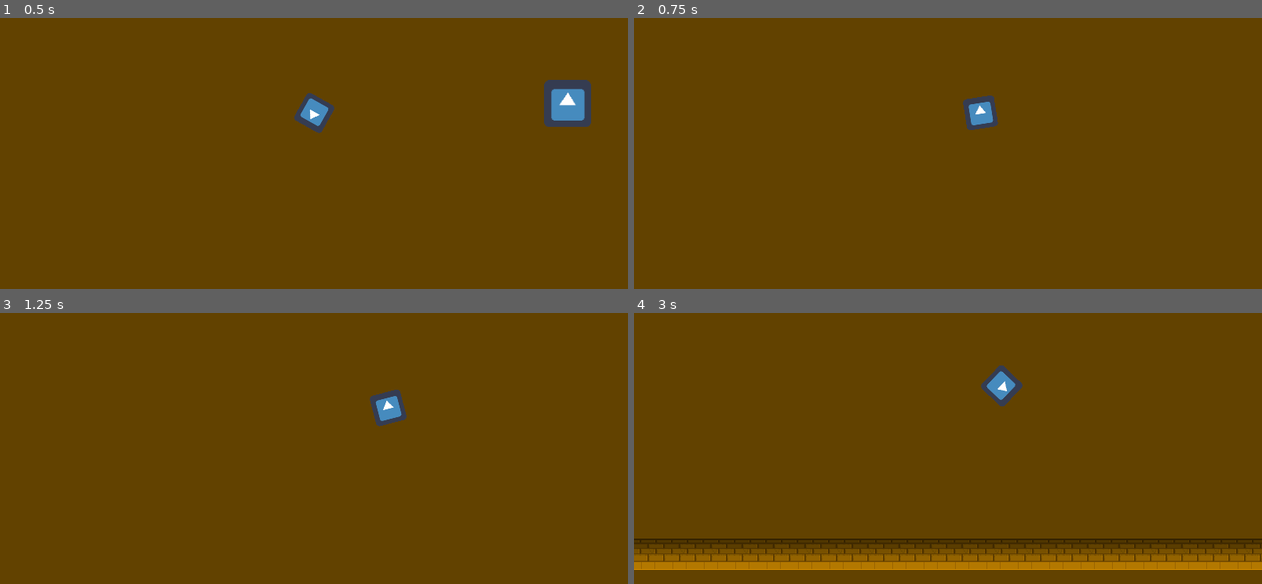
Above: before the commit, frames 1-4 (two rows, left to right).
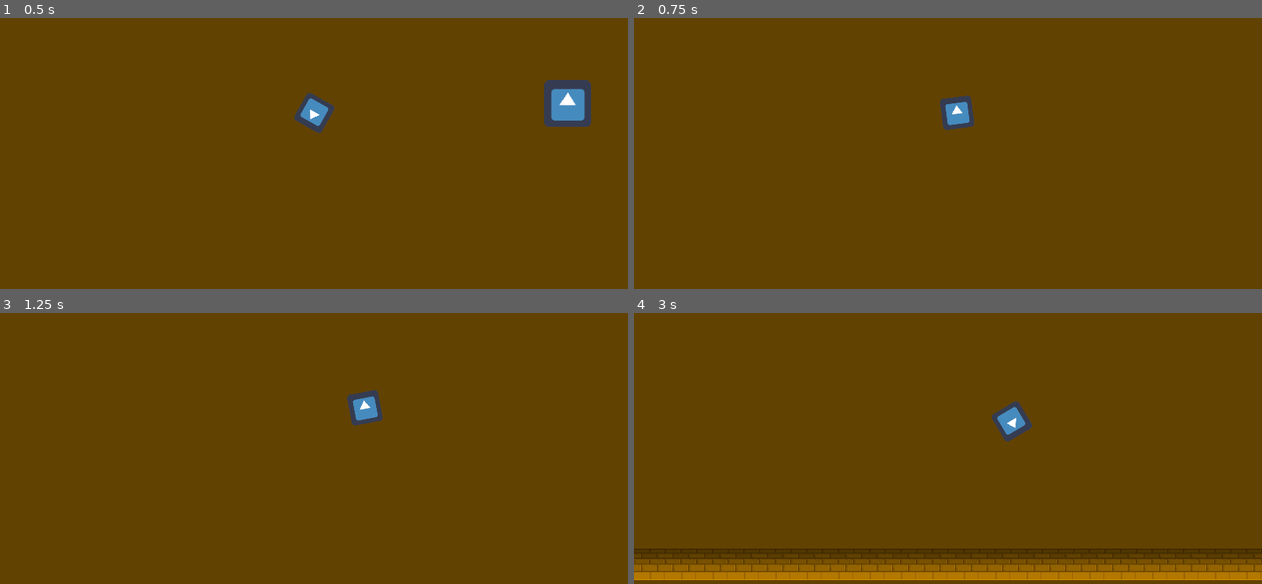
Above: after the commit, the same moments.

Repository: kinge880/GameJam
Game: Godot game, scene res://Word.tscn
Two runs of this game, one before a commit and one after it. Both use one fixed random seed, a clock stepped at 60 frames per second and the inputs below. The engine's default icon, where the game draws it, is replaced by a stand-in: a white triangle on a blue panel in a dark square.
Inputs (mouse positions are in pixels of both pictures, inside the frame that each line leads up to):
- Up to frame 1 (0.5 s): no input
- Up to frame 2 (0.75 s): tap Enter at 0.5 s; move the mouse to (1086, 93) at 0.52 s; hold D (ui_right) from 0.53 s (still down); hold Space (atk) from 0.53 s (still down)
- Up to frame 3 (1.25 s): keep holding D (ui_right); keep holding Space (atk)
- Up to frame 4 (3 s): move the mouse to (822, 424) at 1.27 s; release D (ui_right) at 1.28 s; release Space (atk) at 1.28 s; hold S (ui_down) 1.28-2.03 s; tap Space (atk) at 1.35, 2.85 s; move the mouse to (1010, 329) at 2.02 s; hold D (ui_right) 2.03-2.78 s; hold Space (atk) 2.03-2.78 s; move the mouse to (916, 478) at 2.77 s; hold W (ui_up) from 2.78 s (still down)

Frame 1 is identical in both runs. In frame 2, 1.0% of the frame differs, in the area x 48-58%, y 28-42%; in frame 3, 1.0%; in frame 4, 12%, in the area x 0-100%, y 19-99%.

Commit message:
Inercia do personagem.

Diff:
--- a/Script/Player.gd
+++ b/Script/Player.gd
@@ -3,6 +3,9 @@
 export var speed = 200
 var motion = Vector2()
 onready var raycast = $RayCast2D
+
+export var acc = 0.05
+export var dec = 0.02
 
 func _ready():
 	yield(get_tree(), "idle_frame")
@@ -10,52 +13,32 @@
 	get_tree().call_group("enemy", "_set_player", self)
 
 func _process(delta):
-	motion = Vector2()
+	#motion = Vector2()
+	var movedir = Vector2()
 	look_at(get_global_mouse_position())
 	#var look_mouse = get_global_mouse_position() - global_position
 
 	#Movimentos basicos, fiz 3 deles pq to na duvida de qual fica melhor, escolhemos dps
 	#movimentação de teste 1
 	if Input.is_action_pressed("ui_down"):
-		motion += Vector2(0, 1)
+		movedir += Vector2(0, 1)
 	if Input.is_action_pressed("ui_up"):
-		motion += Vector2(0, -1)
+		movedir += Vector2(0, -1)
 	if Input.is_action_pressed("ui_left"):
-		motion += Vector2(-1, 0)
+		movedir += Vector2(-1, 0)
 	if Input.is_action_pressed("ui_right"):
-		motion += Vector2(1, 0)
+		movedir += Vector2(1, 0)
 
-	motion = motion.normalized() * speed
+	if movedir != Vector2():
+		motion = motion.linear_interpolate(movedir, acc)
+	else:
+		motion = motion.linear_interpolate(Vector2(), dec)
 
-	"""
-	 #movimentação de teste 2
-	if Input.is_action_pressed("ui_down"):
-		motion = Vector2(-speed, 0).rotated(rotation)
-	if Input.is_action_pressed("ui_up"):
-		motion = Vector2(speed, 0).rotated(rotation)
-	if motion.length() > 0:
-		motion = motion.normalized() * speed
-	else:
-		motion = Vector2(0, 0)
-	"""
-	"""
-	#movimentação de teste 3
-	if Input.is_action_pressed("ui_down"):
-		motion.y += speed
-	if Input.is_action_pressed("ui_up"):
-		motion.y -= speed
-	if Input.is_action_pressed("ui_left"):
-		motion.x -= speed
-	if Input.is_action_pressed("ui_right"):
-		motion.x += speed
-	if motion.length() > 0:
-		motion = motion.normalized() * speed
-	else:
-		motion.x = 0
-		motion.y = 0
-		"""
-	#motion = move_and_collide(motion * delta)
-	motion = move_and_slide(motion)
+	#motion = motion.normalized() * speed
+
+	#move_and_collide(motion * delta * speed)
+	move_and_slide(motion * speed)
+	#position += motion * delta * speed
 
 	#atacar, podemos modificar aqui pra fazer do jeito que preferimos, deixei assim de inicio pra ter uma base
 	if Input.is_action_pressed("atk"):
